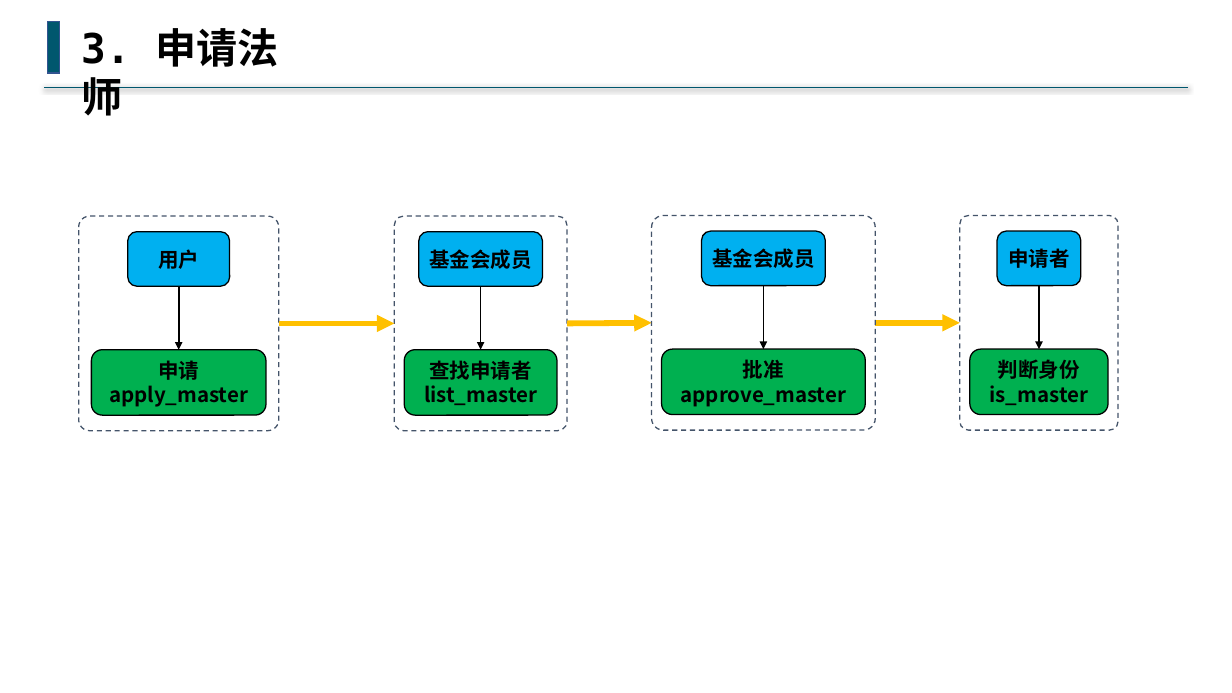
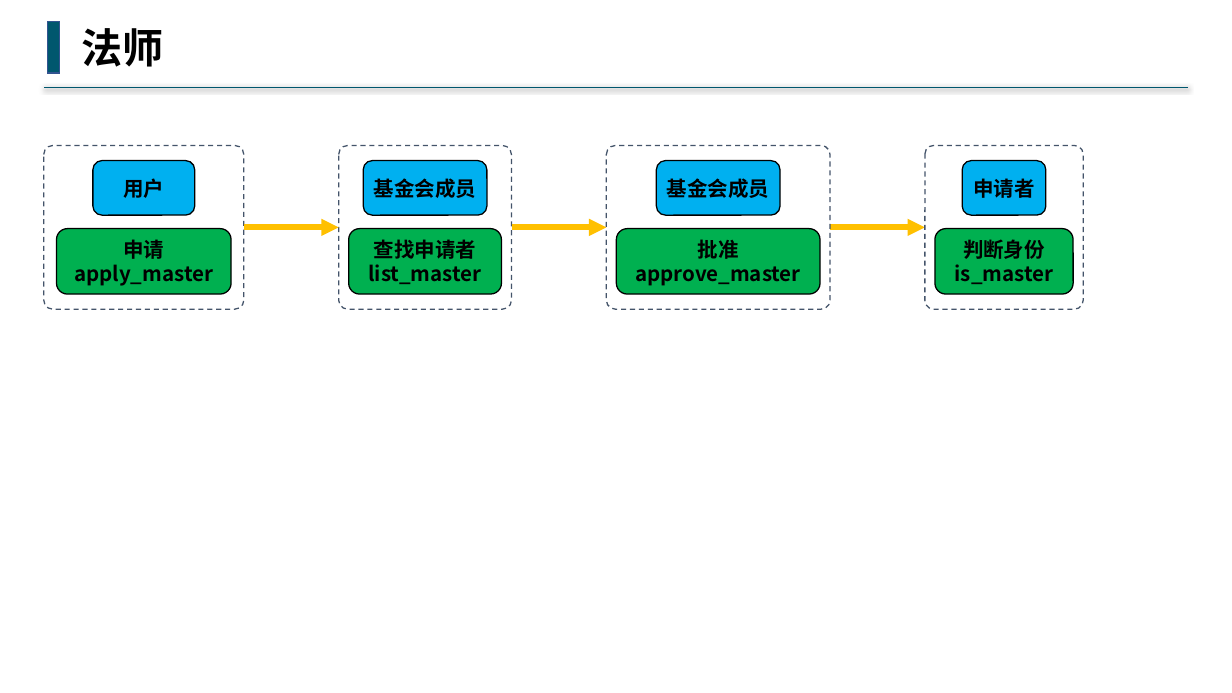
Before and after one commit to buddhachain/buddhaContract, a slide deck: slide 4 of doc/流程框架.pptx (slide 3 before the commit). Drawn at 1232x693 pixels with LibreOffice and Linux fonts; fonts in the diff are those of the drawing. Boxes give left, top, right and bottom in pixels: in the first picture for what was removed or moved away, otherwise in the second. Text is boxed around its words. In the diff, an @@ line names an element or a change of style, - is before the commit and + after.

```diff
--- a/doc/流程框架.pptx
+++ b/doc/流程框架.pptx
@@ text at (x1=81, y1=28, x2=163, y2=67): text changed @@
-3. 申请法师
+法师
@@ rounded rectangle resized from (x1=79, y1=216, x2=279, y2=431) to (x1=43, y1=145, x2=244, y2=309) @@
@@ rounded rectangle resized from (x1=395, y1=216, x2=567, y2=431) to (x1=339, y1=145, x2=512, y2=309) @@
@@ rounded rectangle resized from (x1=652, y1=215, x2=875, y2=430) to (x1=606, y1=145, x2=830, y2=309) @@
@@ rounded rectangle resized from (x1=960, y1=215, x2=1118, y2=430) to (x1=925, y1=145, x2=1083, y2=309) @@
@@ rounded rectangle "用户" moved from (x1=128, y1=232, x2=229, y2=287) to (x1=93, y1=161, x2=195, y2=215) @@
@@ rounded rectangle "基金会成员" moved from (x1=419, y1=232, x2=543, y2=287) to (x1=363, y1=161, x2=487, y2=215) @@
@@ rounded rectangle "基金会成员" moved from (x1=701, y1=231, x2=825, y2=286) to (x1=656, y1=161, x2=780, y2=215) @@
@@ rounded rectangle "申请者" moved from (x1=997, y1=231, x2=1081, y2=286) to (x1=962, y1=161, x2=1046, y2=215) @@
@@ rounded rectangle "申请" moved from (x1=91, y1=349, x2=266, y2=415) to (x1=56, y1=228, x2=231, y2=294) @@
@@ arrow moved from (279, 323) - (395, 323) to (244, 227) - (339, 227) @@
@@ rounded rectangle "查找申请者" moved from (x1=405, y1=349, x2=557, y2=415) to (x1=348, y1=228, x2=501, y2=294) @@
@@ arrow moved from (567, 323) - (652, 323) to (512, 227) - (606, 227) @@
@@ rounded rectangle "批准" moved from (x1=662, y1=349, x2=865, y2=415) to (x1=616, y1=228, x2=820, y2=294) @@
@@ arrow moved from (875, 323) - (960, 323) to (830, 227) - (925, 227) @@
@@ rounded rectangle "判断身份" moved from (x1=970, y1=349, x2=1109, y2=415) to (x1=935, y1=228, x2=1074, y2=294) @@
@@ arrow removed from (178, 287) to (178, 349) @@
@@ arrow removed from (481, 287) to (481, 349) @@
@@ arrow removed from (763, 286) to (763, 349) @@
@@ arrow removed from (1039, 286) to (1039, 349) @@
```
Also in this commit, not shown: 4 other slides changed, 7 slides added, 4 slides removed, 3 other files.
